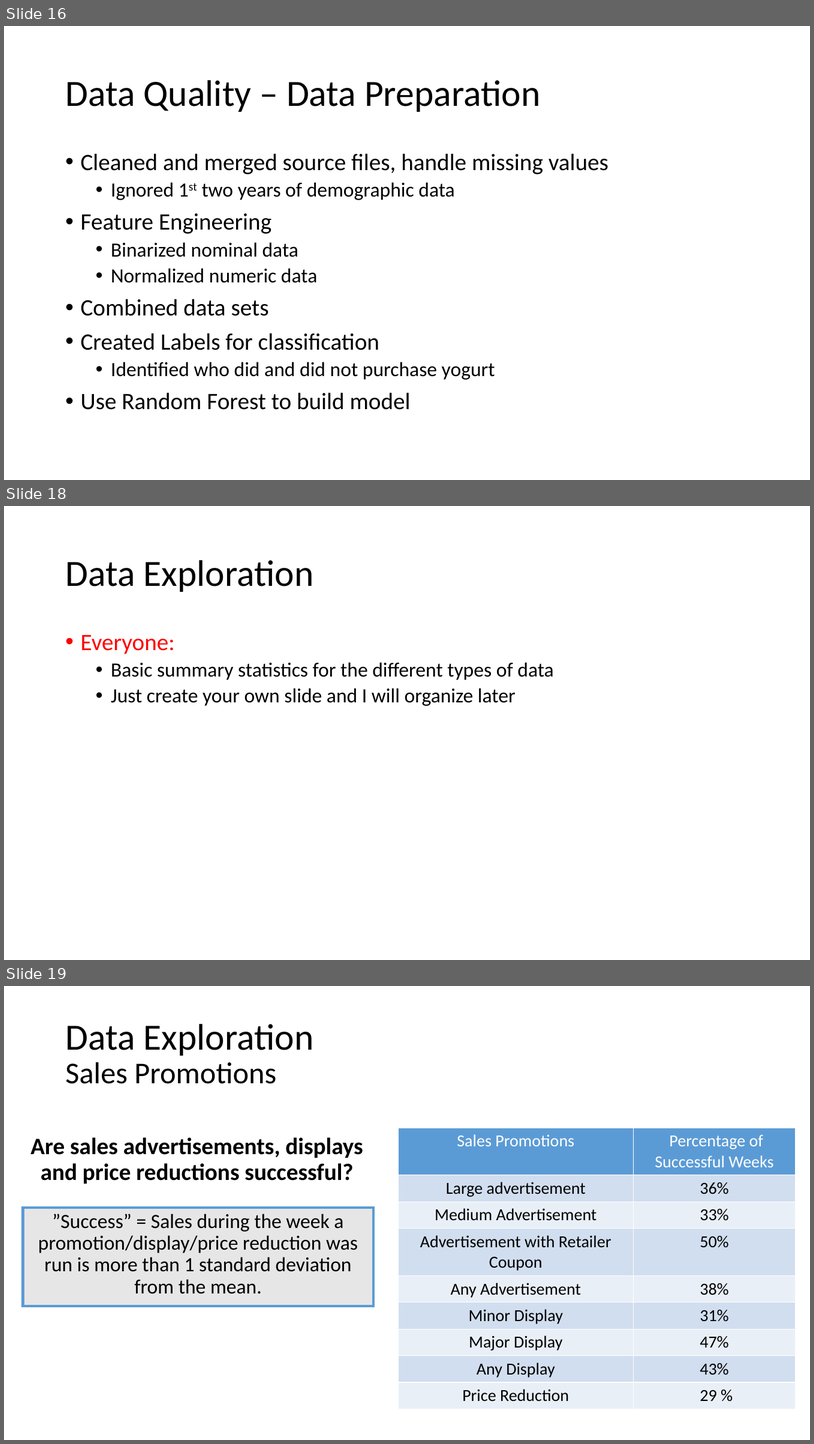
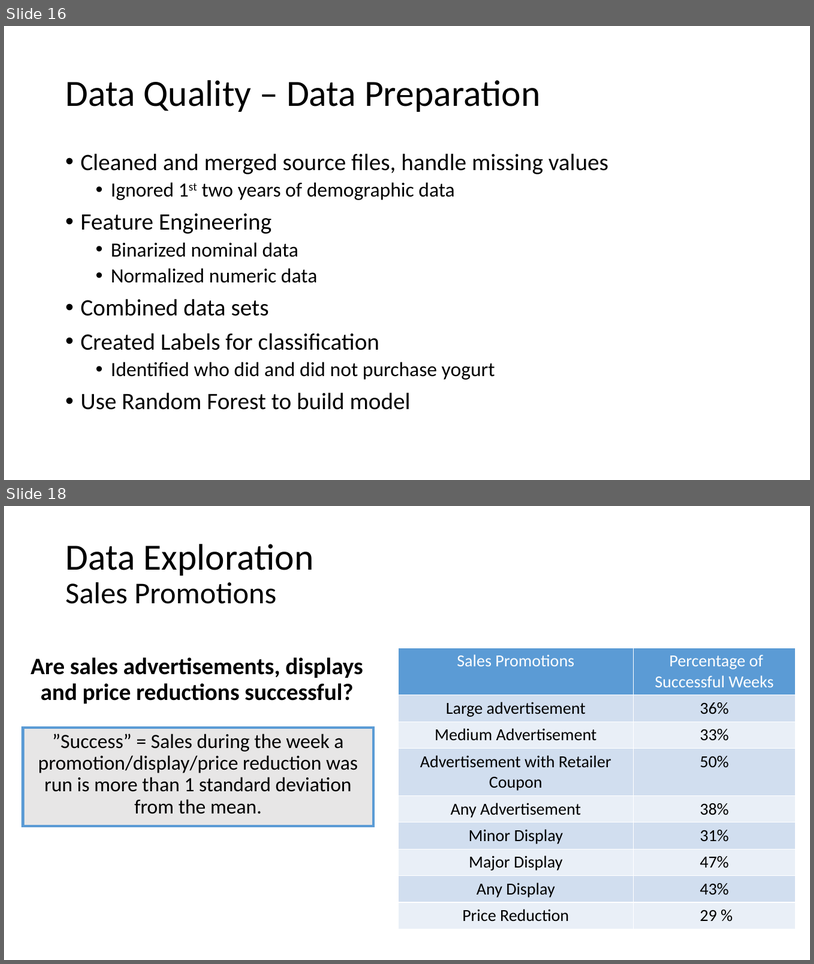
Before and after one commit to mGalarnyk/Machine_Learning_Froyo, a slide deck: Current_Powerpoint/Froyo_v2.pptx. Shown one above the other, each under a label of ours: slides 16, 18 and 19 before the commit, slides 16 and 18 after it; the slides between them are not shown. The pictures are 814x1444 and 814x964 pixels, drawn with LibreOffice and Linux fonts; fonts in the diff are those of the drawing. Boxes give left, top, right and bottom in pixels: in the first picture for what was removed or moved away, otherwise in the second. Text is boxed around its words. In the diff, an @@ line names an element or a change of style, - is before the commit and + after.

```diff
--- a/Current_Powerpoint/Froyo_v2.pptx
+++ b/Current_Powerpoint/Froyo_v2.pptx
@@ slide 18 removed at box(4, 506, 810, 960), background #FFFFFF @@
@@ title removed at box(65, 560, 314, 592) @@
-Data Exploration
@@ text removed at box(81, 635, 554, 706) @@
-• Everyone:
-  • Basic summary statistics for the different types of data
-  • Just create your own slide and I will organize later
@@ what was slide 19 is now slide 18 @@
```
Also in this commit, not shown: 3 slides changed, 1 other slide removed, 1 other file.
